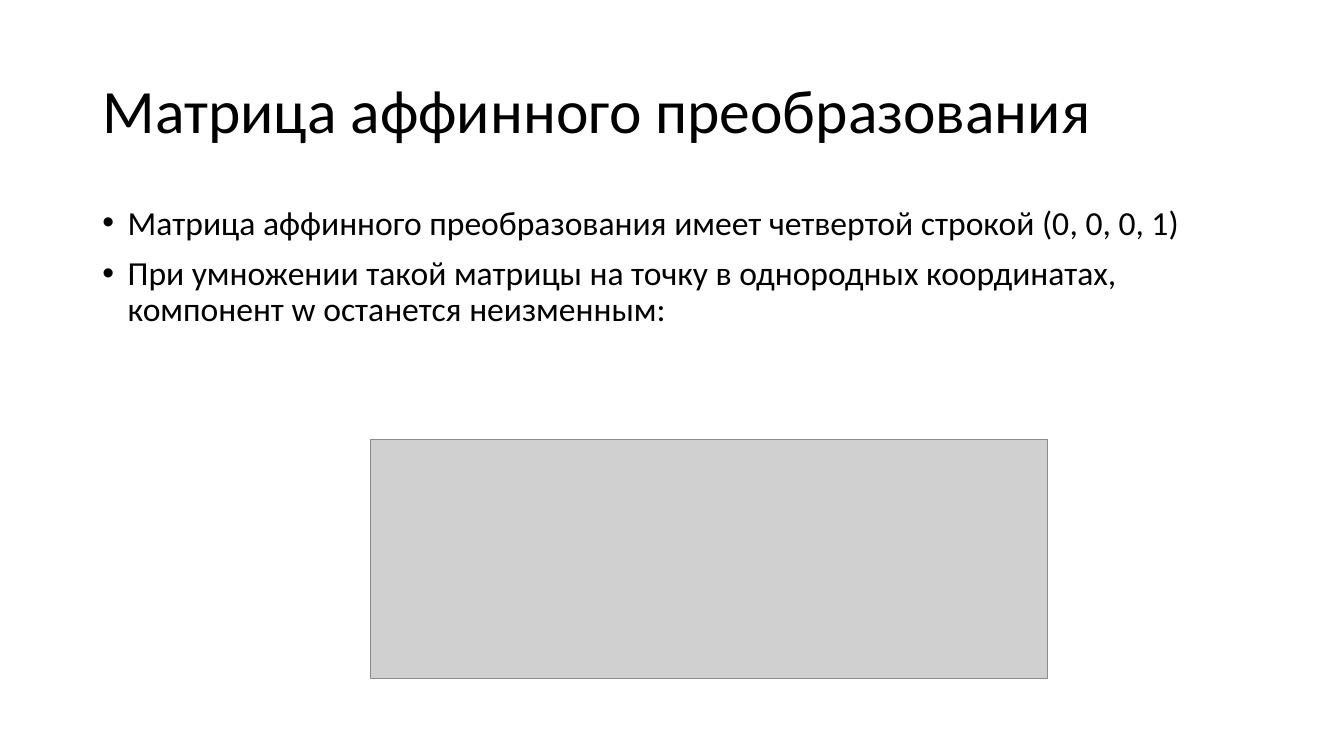
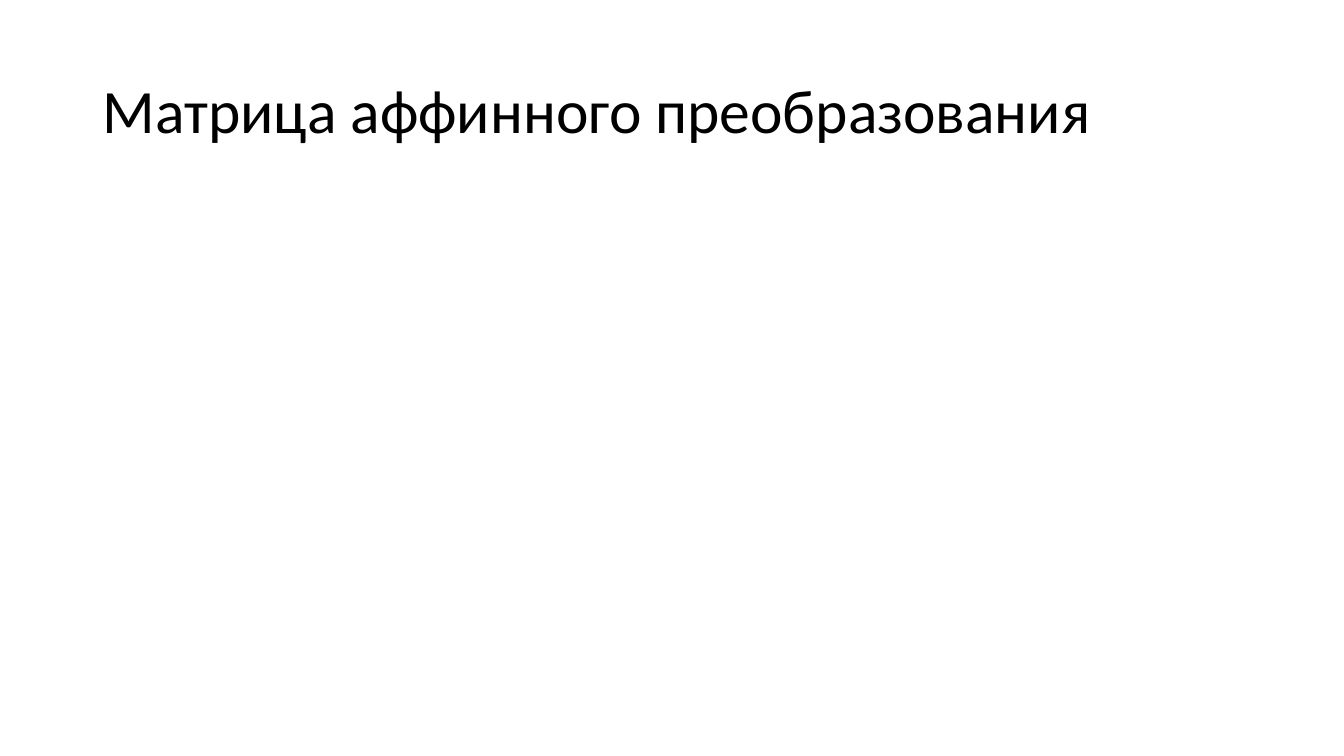
Before and after one commit to alexey-malov/cg-course, a slide deck: slide 149 of lectures/04 - Векторный анализ, трансформации и матрицы.pptx (slide 146 before the commit). Drawn at 1344x756 pixels with LibreOffice and Linux fonts; fonts in the diff are those of the drawing; grey boxes stand for pictures. Boxes give left, top, right and bottom in pixels: in the first picture for what was removed or moved away, otherwise in the second. Text is boxed around its words. In the diff, an @@ line names an element or a change of style, - is before the commit and + after.

```diff
--- a/lectures/04 - Векторный анализ, трансформации и матрицы.pptx
+++ b/lectures/04 - Векторный анализ, трансформации и матрицы.pptx
@@ text removed at bbox=[128, 210, 1178, 322] @@
-• Матрица аффинного преобразования имеет четвертой строкой (0, 0, 0, 1)
-• При умножении такой матрицы на точку в однородных координатах, компонент w останется неизменным:
@@ picture removed at bbox=[370, 440, 1048, 679] @@
```
Also in this commit, not shown: 23 other slides changed, 7 slides added, 4 slides removed, 27 other files.
